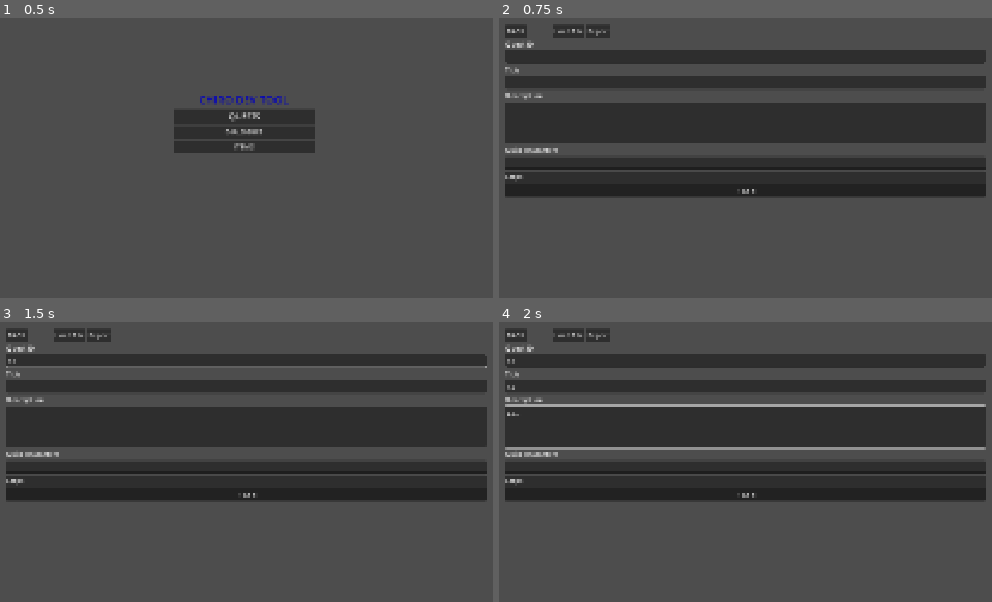
Above: before the commit, frames 1-4 (two rows, left to right).
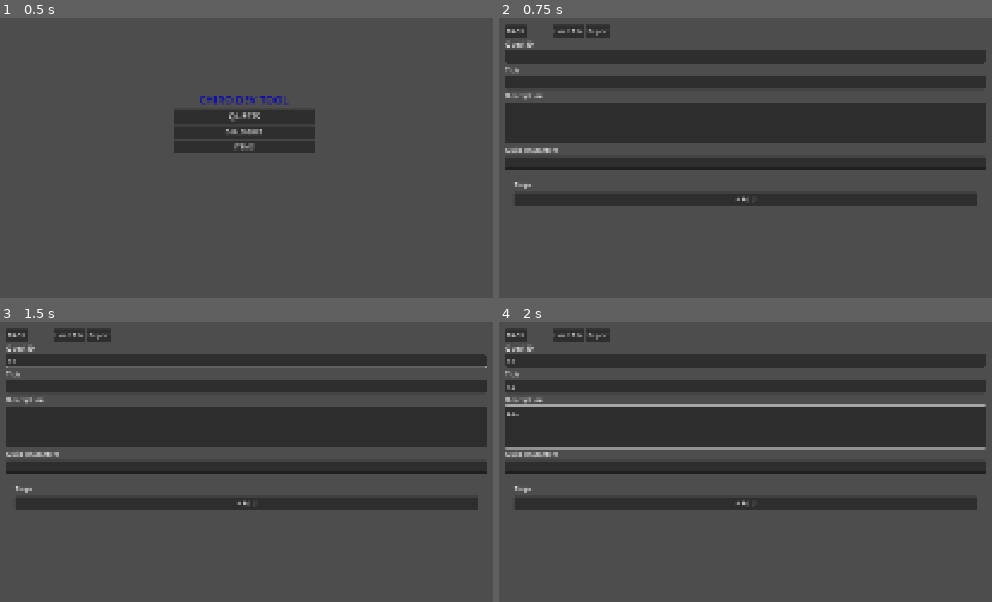
Above: after the commit, the same moments.

Repository: Seblecaribou/chiro-json-tool
Game: Godot game, scene res://Scenes/Main.tscn
The game is run twice, just before and just after one commit, with the same random seed, the same clock (stepped at 60 frames per second) and the same inputs.
Inputs (mouse positions are in pixels of both pictures, inside the frame that each line leads up to):
- Up to frame 1 (0.5 s): no input
- Up to frame 2 (0.75 s): click "QUESTS" at 0.5 s
- Up to frame 3 (1.5 s): click (246, 361) at 1.27 s; type "12" at 1.35 s
- Up to frame 4 (2 s): click (745, 386) at 1.5 s; type "12" at 1.58 s; click (745, 425) at 1.73 s; type "Alex" at 1.82 s

Frame 1 is identical in both runs. In frame 2, 10% of the frame differs, in the area x 1-99%, y 55-68%; in frame 3, 10%; in frame 4, 10%.

Commit message:
replace panelcontainer with margincontainer for actual spacing between objects

Diff:
--- a/Scripts/EditorPage.gd
+++ b/Scripts/EditorPage.gd
@@ -120,7 +120,7 @@
 
 ##Parse schema.json and generate inputs fields for arrays
 func _build_array(schema: Dictionary, parent: Control) -> void:
-	var panel := PanelContainer.new()
+	var panel := MarginContainer.new()
 	parent.add_child(panel)
 
 	panel.add_theme_constant_override("margin_left", 20)
